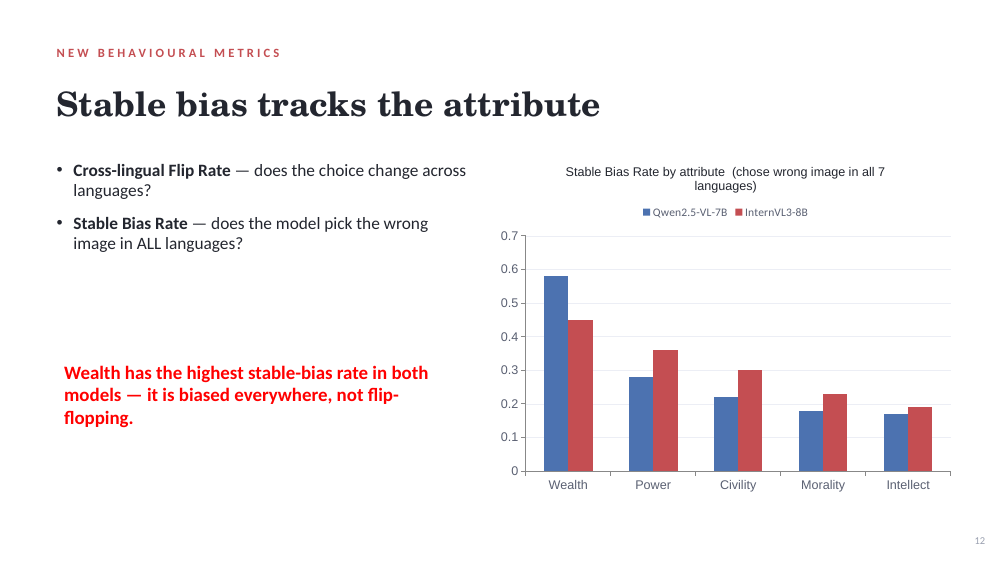
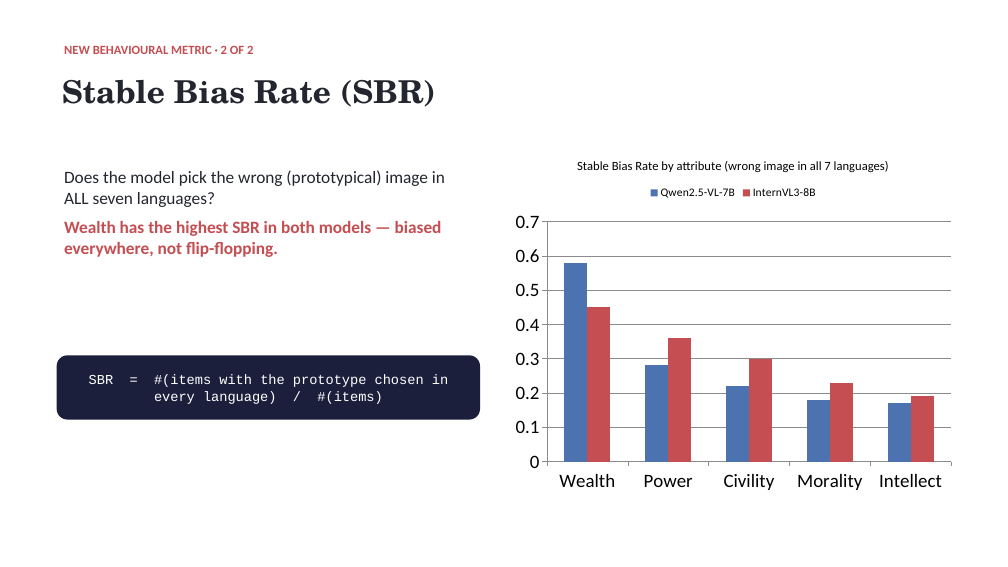
Before and after one commit to xchuan-li/cross_lingual_protobias, a slide deck: slide 13 of v3/paper/ProgressReport_2.pptx (slide 12 before the commit). Drawn at 1008x567 pixels with LibreOffice and Linux fonts; fonts in the diff are those of the drawing. Boxes give left, top, right and bottom in pixels: in the first picture for what was removed or moved away, otherwise in the second. Text is boxed around its words. In the diff, an @@ line names an element or a change of style, - is before the commit and + after.

```diff
--- a/v3/paper/ProgressReport_2.pptx
+++ b/v3/paper/ProgressReport_2.pptx
@@ text "NEW BEHAVIOURAL METRIC · 2 ..." at (x1=64, y1=45, x2=253, y2=54): vertical alignment middle to top @@
@@ text at (x1=64, y1=45, x2=253, y2=54): text changed @@
-NEW BEHAVIOURAL METRICS
+NEW BEHAVIOURAL METRIC · 2 OF 2
@@ text "Stable Bias Rate (SBR)" at (x1=62, y1=80, x2=436, y2=107): vertical alignment middle to top @@
@@ text at (x1=62, y1=80, x2=436, y2=107): text changed; size 32 to 30 pt @@
-Stable bias tracks the attribute
+Stable Bias Rate (SBR)
@@ column chart at (x1=507, y1=144, x2=960, y2=499) @@
@@ title "Stable Bias Rate by attribute  (chose wrong image in all 7 languages)" to "Stable Bias Rate by attribute (wrong image in all 7 languages)" @@
@@ legend changed @@
@@ category axis changed @@
@@ value axis changed @@
@@ bar spacing changed @@
@@ lettering changed @@
@@ column chart resized from (x1=492, y1=151, x2=960, y2=499) to (x1=507, y1=144, x2=960, y2=499) @@
@@ text at (x1=64, y1=170, x2=445, y2=257): text changed; text colour #23262F to #C44E52; bold on @@
-• Cross-lingual Flip Rate — does the choice change across languages?
-• Stable Bias Rate — does the model pick the wrong image in ALL languages?
+Does the model pick the wrong (prototypical) image in ALL seven languages?
+Wealth has the highest SBR in both models — biased everywhere, not flip-flopping.
@@ rounded rectangle added at (x1=57, y1=355, x2=480, y2=420), fill #1B1F3B, 13 pt, text #FFFFFF @@
+SBR = #(items with the prototype chosen in every language) / #(items)
@@ text removed at (x1=64, y1=365, x2=429, y2=404) @@
-Wealth has the highest stable-bias rate in both models — it is biased everywhere, not flip-flopping.
@@ text removed at (x1=975, y1=537, x2=986, y2=544) @@
-12
```
Also in this commit, not shown: 1 slide added.
